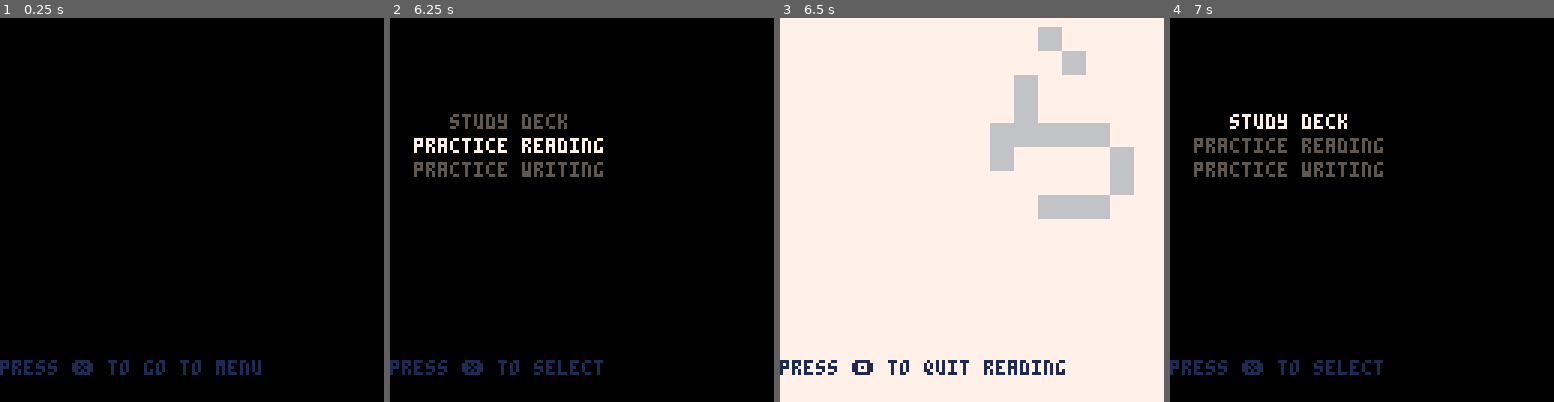
Above: before the commit, frames 1-4 (left to right).
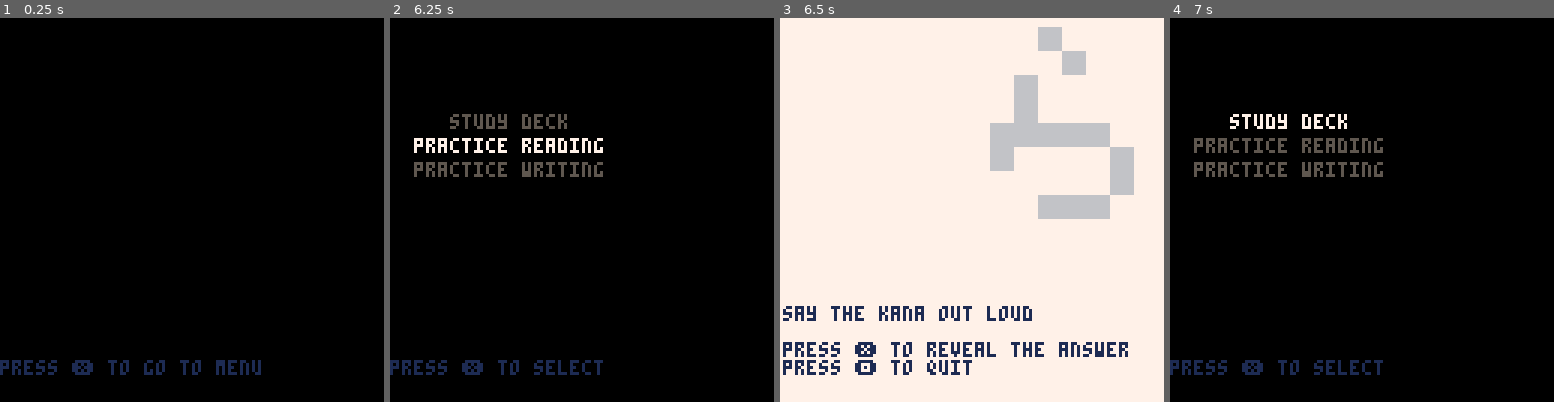
Above: after the commit, the same moments.

Repository: SestrenExsis/KanaPractice
Game: PICO-8 cartridge kana_practice.p8
Two runs of this game, one before a commit and one after it. Both use one fixed random seed, a clock stepped at 60 frames per second and the inputs below.
Inputs (mouse positions are in pixels of both pictures, inside the frame that each line leads up to):
- Up to frame 1 (0.25 s): no input
- Up to frame 2 (6.25 s): tap X (X key) at 0.33, 1.07, 1.85, 2.97, 4.08, 5.2 s; click (670, 121) at 0.67 s; tap O (Z key) at 0.7, 1.7, 2.1, 2.5, 2.9, 3.3, 3.7, 4.1, 4.5, 4.9, 5.3, 5.7, 6.1 s; click (436, 267) at 1.22 s; hold Right 1.6-2.1 s; hold P2 Left 1.6-2.1 s; click (497, 114) at 1.77 s; hold Up 2.15-2.42 s; hold P2 Down 2.15-2.42 s; click (562, 259) at 2.32 s; hold Right 2.47-3.03 s; hold P2 Left 2.47-3.03 s; click (624, 106) at 2.87 s; hold Left 3.08-3.58 s; hold P2 Right 3.08-3.58 s; click (685, 256) at 3.42 s; hold Down 3.63-3.97 s; hold P2 Up 3.63-3.97 s; click (451, 102) at 3.97 s; hold Right 4.02-4.68 s; hold P2 Left 4.02-4.68 s; click (512, 248) at 4.52 s; hold Up 4.73-5.03 s; hold P2 Down 4.73-5.03 s; click (574, 94) at 5.07 s; hold Left 5.08-5.68 s; hold P2 Right 5.08-5.68 s; click (639, 244) at 5.62 s; hold Down 5.73-6.03 s; hold P2 Up 5.73-6.03 s; hold Right from 6.08 s (still down); hold P2 Left from 6.08 s (still down); click (701, 90) at 6.17 s
- Up to frame 3 (6.5 s): keep holding Right; keep holding P2 Left; tap X (X key) at 6.32 s
- Up to frame 4 (7 s): tap O (Z key) at 6.5, 6.9 s; release Right at 6.58 s; release P2 Left at 6.58 s; hold Right from 6.63 s (still down); hold P2 Left from 6.63 s (still down); click (1246, 236) at 6.72 s

Frames 1-2 are identical in both runs. In frame 3, 3.9% of the frame differs, in the area x 0-91%, y 75-93%; in frame 4, nothing differs.

Commit message:
Add guess/check states to read screen

Diff:
--- a/kana_practice.p8
+++ b/kana_practice.p8
@@ -190,7 +190,7 @@
 n=kana("n",10,0,{143,144})
 }
 _kanakey={
- "a","i","u","e","o",
+	"a","i","u","e","o",
 	"ka","ki","ku","ke","ko",
 	"sa","shi","su","se","so",
 	"ta","chi","tsu","te","to",
@@ -537,6 +537,10 @@
 -->8
 -- read screen
 
+-- states
+-- * guess : show symbol
+-- * check : show name
+
 function initread()
 	_debug={
 		screen="read"
@@ -546,25 +550,50 @@
 	drawfn=drawread
 	local i=flr(rnd(#_kanakey))+1
 	_kana=_kanatbl[_kanakey[i]]
+	_state="guess"
 end
 
 function updateread()
- -- get input
-	if btnp(🅾️) then
-		initmenu()
-		return
-	elseif btnp(➡️,1) then
-		initscreen()
-		return
+	-- get input
+	if _state=="guess" then
+		if btnp(❎) then
+			_state="check"
+		elseif btnp(🅾️) then
+			initmenu()
+			return
+		end
+	else
+		if btnp(❎) then
+			-- you got it right
+			_state="guess"
+			initscreen()
+			return
+		elseif btnp(🅾️) then
+			-- you got it wrong
+			_state="guess"
+			initscreen()
+			return
+		end
 	end
 end
 
 function drawread()
+	cls(_c_cnv)
 	local k=_kana
-	cls(_c_cnv)
 	drawkana(k,62,3,8,_c_cut)
-	cursor(0,114,1)
-	print("press 🅾️ to quit reading")
+	if _state=="guess" then
+		cursor(1,96,1)
+		print("say the kana out loud")
+		print("")
+		print("press ❎ to reveal the answer")
+		print("press 🅾️ to quit")
+	else
+		cursor(1,96,1)
+		print("the answer was "..k.name)
+		print("")
+		print("press ❎ if you were correct")
+		print("press 🅾️ otherwise")
+	end
 end
 -->8
 -- write screen
@@ -605,7 +634,7 @@
 function updatewrite()
 	_nib_lx=_nib_px
 	_nib_ly=_nib_py
- -- get input
+	-- get input
 	if btnp(🅾️) then
 		initmenu()
 		return
@@ -613,14 +642,14 @@
 		initscreen()
 		return
 	end
- if btnp(🅾️,1) then
- 	_mous=not _mous
- 	sfx(0)
- end
- if btnp(❎,1) then
- 	_hint=not _hint
- 	sfx(0)
- end
+	if btnp(🅾️,1) then
+		_mous=not _mous
+		sfx(0)
+	end
+	if btnp(❎,1) then
+		_hint=not _hint
+		sfx(0)
+	end
 	if _mous then
 		poke(0x5f2d,1)
 		_nib_pr=_nib_on
@@ -697,29 +726,29 @@
 		local i=(12*t())%64
 		i=mid(0,i-16,64)
 		drawkana(k,7,9,2,_c_dry,i)
- 	fillp(0b0101111101011111)
+		fillp(0b0101111101011111)
 		drawkana(k,24,24,12)
 	end
- fillp()
- -- draw ink
- for inks in all (_inks) do
- 	for ink in all(inks) do
- 		local age=t()-ink.age
- 		local fill=_fills[#_fills]
- 		for i=1,#_dryt do
- 			age-=_dryt[i]
- 			if age<0 then
- 				fill=_fills[i]
- 				break
- 			end
- 		end
- 		fillp(fill)
- 		local pos=ink.pos
- 		circfill(
- 			pos.x,pos.y,
- 			ink.amt,_c_ink
- 		)
- 	end
+	fillp()
+	-- draw ink
+	for inks in all (_inks) do
+		for ink in all(inks) do
+			local age=t()-ink.age
+			local fill=_fills[#_fills]
+			for i=1,#_dryt do
+				age-=_dryt[i]
+				if age<0 then
+					fill=_fills[i]
+					break
+				end
+			end
+			fillp(fill)
+			local pos=ink.pos
+			circfill(
+				pos.x,pos.y,
+				ink.amt,_c_ink
+			)
+		end
 	end
 		fillp()
 		circfill(
